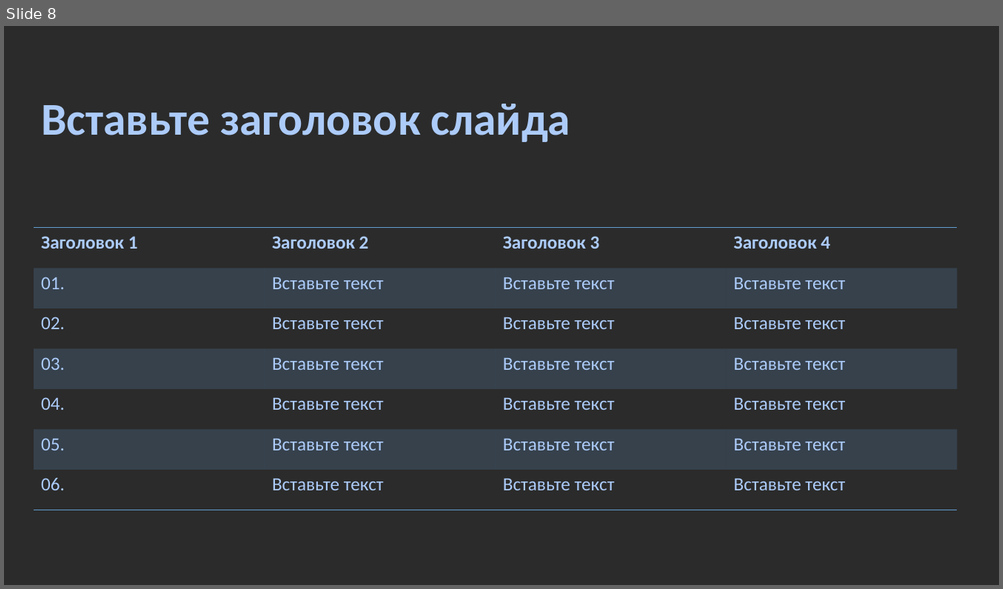
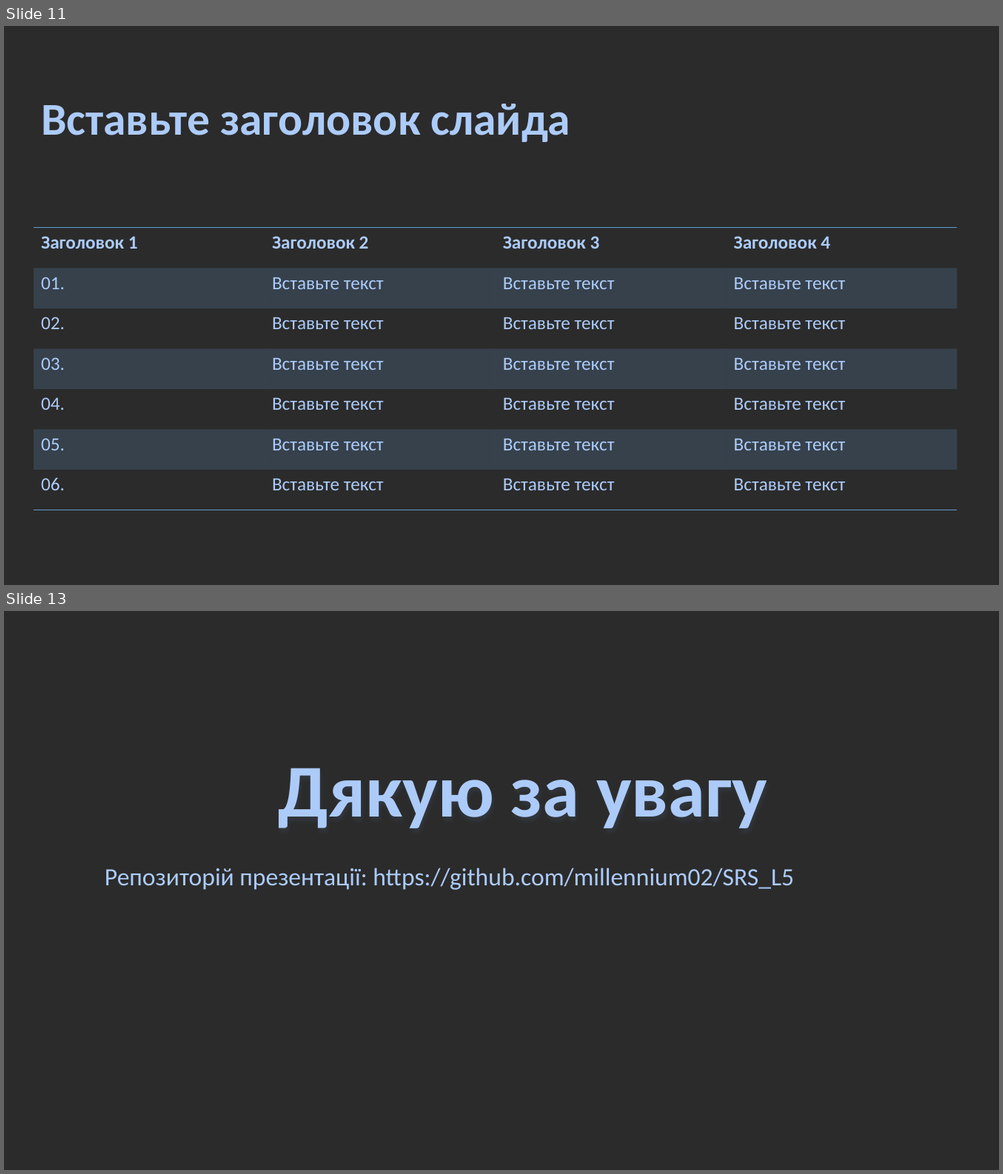
Before and after one commit to millennium02/SRS_L5, a slide deck: linux_ps&threads.odp. Shown one above the other, each under a label of ours: slide 8 before the commit, slides 11 and 13 after it; the slides between them are not shown. The pictures are 1003x589 and 1003x1174 pixels, drawn with LibreOffice and Linux fonts; fonts in the diff are those of the drawing; background and template pictures are left out; a plain dark background stands for a picture behind light text. Boxes give left, top, right and bottom in pixels: in the first picture for what was removed or moved away, otherwise in the second. Text is boxed around its words. In the diff, an @@ line names an element or a change of style, - is before the commit and + after.

```diff
--- a/linux_ps&threads.odp
+++ b/linux_ps&threads.odp
@@ slide 13 added at bbox=[4, 611, 999, 1170], background picture (left out) @@
@@ text added at bbox=[279, 768, 767, 829], 72 pt, text #ACCBF9, bold @@
+Дякую за увагу
@@ text added at bbox=[105, 868, 794, 890], 24 pt, text #ACCBF9 @@
+Репозиторій презентації: https://github.com/millennium02/SRS_L5
@@ what was slide 8 is now slide 11 @@
```
Also in this commit, not shown: 1 slide changed, 4 other slides added, 2 slides removed, 1 other file.
